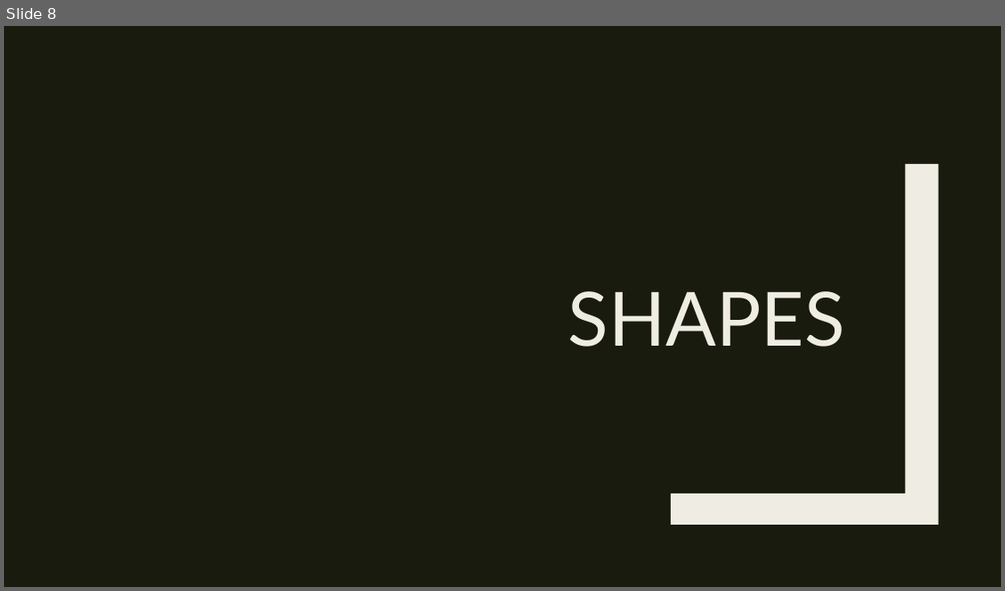
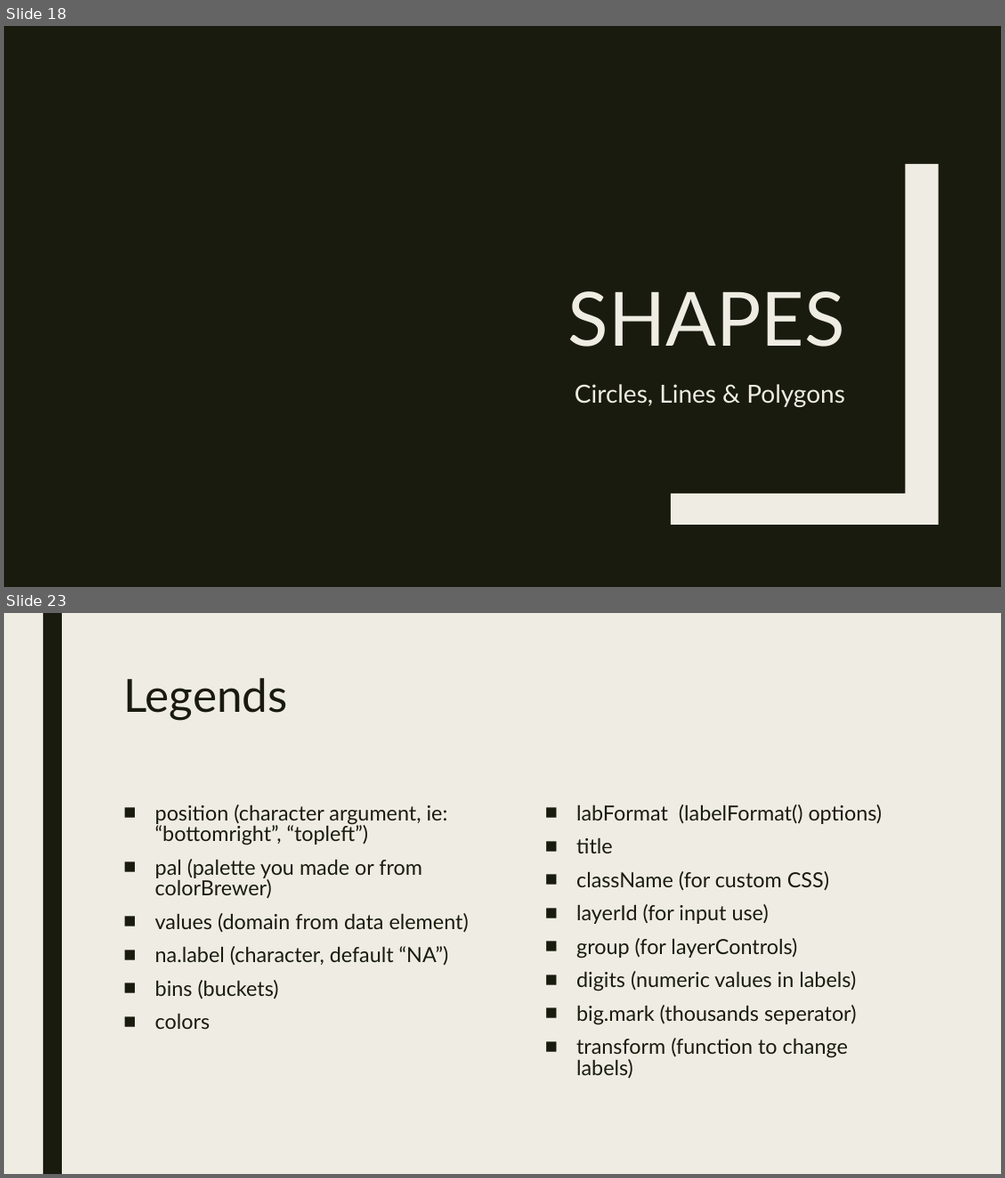
Before and after one commit to RforOperations2018/Class_9-Leaflet, a slide deck: Class 9.pptx. Shown one above the other, each under a label of ours: slide 8 before the commit, slides 18 and 23 after it; the slides between them are not shown. The pictures are 1005x591 and 1005x1178 pixels, drawn with LibreOffice and Linux fonts; fonts in the diff are those of the drawing. Boxes give left, top, right and bottom in pixels: in the first picture for what was removed or moved away, otherwise in the second. Text is boxed around its words. In the diff, an @@ line names an element or a change of style, - is before the commit and + after.

```diff
--- a/Class 9.pptx
+++ b/Class 9.pptx
@@ slide 23 added at (x1=4, y1=613, x2=1001, y2=1174), background #EFEDE3 @@
@@ rectangle added at (x1=43, y1=613, x2=62, y2=1174), fill #191B0E @@
@@ title added at (x1=123, y1=678, x2=288, y2=720), 44 pt, text #191B0E @@
+Legends
@@ text added at (x1=155, y1=804, x2=469, y2=1029), 20 pt, text #191B0E @@
+■ position (character argument, ie: “bottomright”, “topleft”)
+■ pal (palette you made or from colorBrewer)
+■ values (domain from data element)
+■ na.label (character, default “NA”)
+■ bins (buckets)
+■ colors
@@ text added at (x1=576, y1=804, x2=882, y2=1078), 20 pt, text #191B0E @@
+■ labFormat (labelFormat() options)
+■ title
+■ className (for custom CSS)
+■ layerId (for input use)
+■ group (for layerControls)
+■ digits (numeric values in labels)
+■ big.mark (thousands seperator)
+■ transform (function to change labels)
@@ what was slide 8 is now slide 18 @@
@@ slide 18 changed as well @@
@@ text added at (x1=574, y1=384, x2=845, y2=407), 24 pt, text #EFEDE3 @@
+Circles, Lines & Polygons
```
Also in this commit, not shown: 1 other slide changed, 18 other slides added, 3 slides removed, 1 other file.
